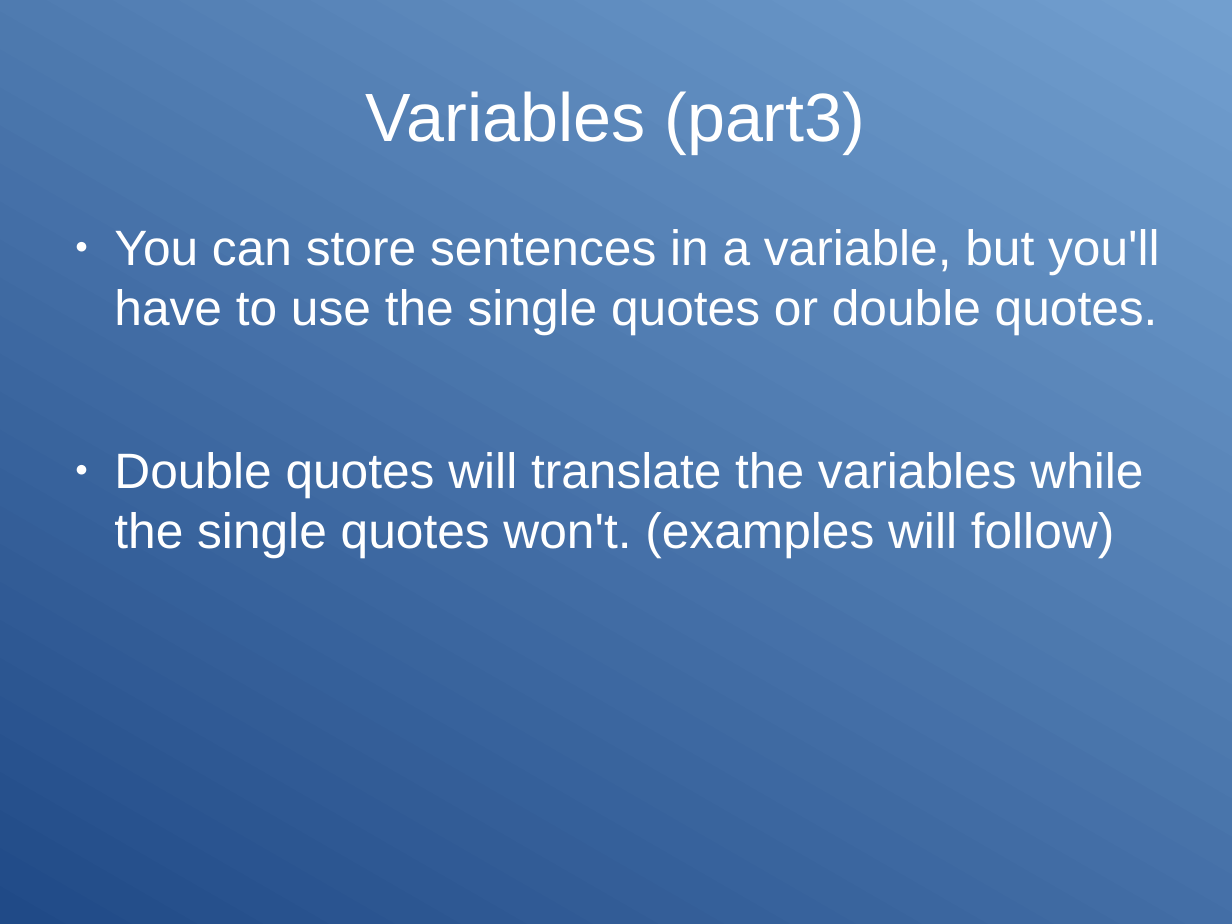
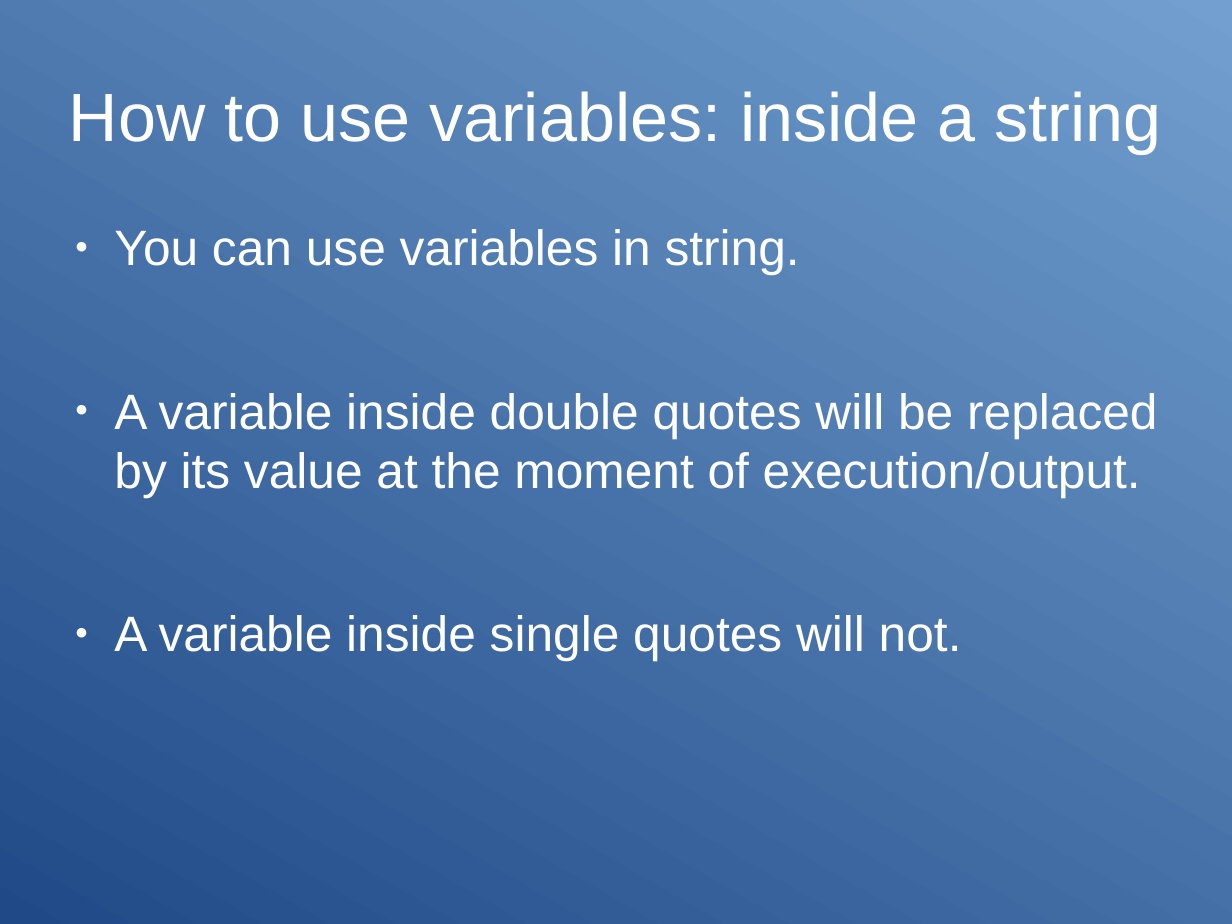
Before and after one commit to Clibre/An-introduction-to-bash, a slide deck: slide 80 of presentation.odp. Drawn at 1232x924 pixels with LibreOffice and Linux fonts; fonts in the diff are those of the drawing. Boxes give left, top, right and bottom in pixels: in the first picture for what was removed or moved away, otherwise in the second. Text is boxed around its words. In the diff, an @@ line names an element or a change of style, - is before the commit and + after.

Commit message:
fin des slides sur les variables

```diff
--- a/presentation.odp
+++ b/presentation.odp
@@ title at <box>69,91,1161,153</box>: text changed @@
-Variables (part3)
+How to use variables: inside a string
@@ text at <box>114,229,1157,661</box>: text changed @@
-● You can store sentences in a variable, but you'll have to use the single quotes or double quotes.
-● Double quotes will translate the variables while the single quotes won't. (examples will follow)
+● You can use variables in string.
+● A variable inside double quotes will be replaced by its value at the moment of execution/output.
+● A variable inside single quotes will not.
```
Also in this commit, not shown: 1 other slide changed, 6 slides added, 1 slide removed, 4 other files.
